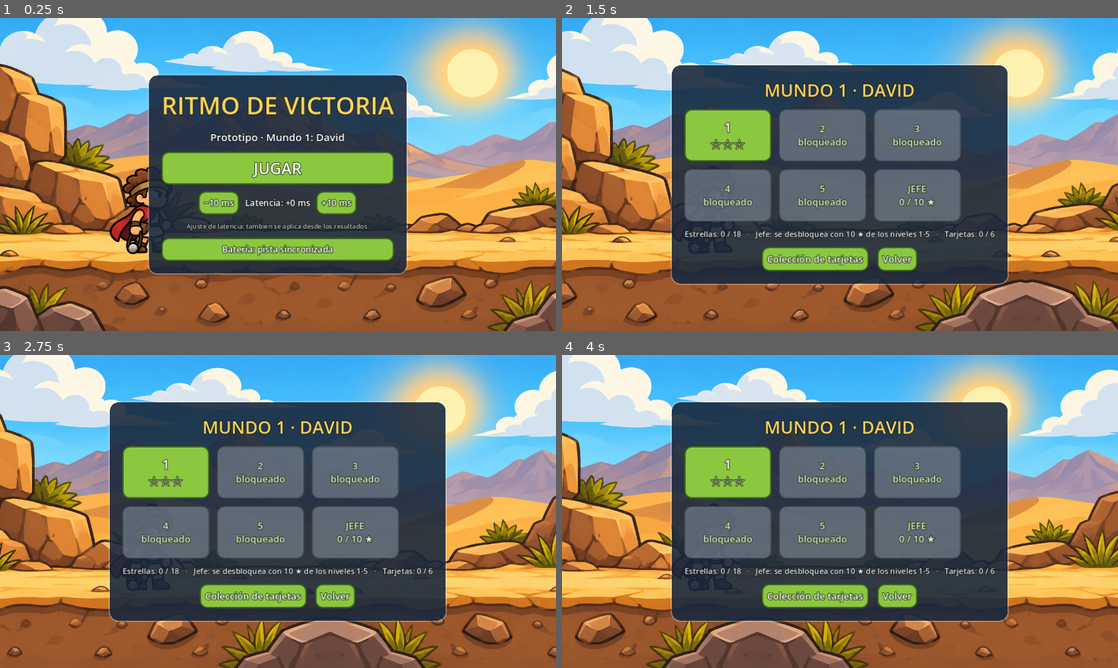
Above: before the commit, frames 1-4 (two rows, left to right).
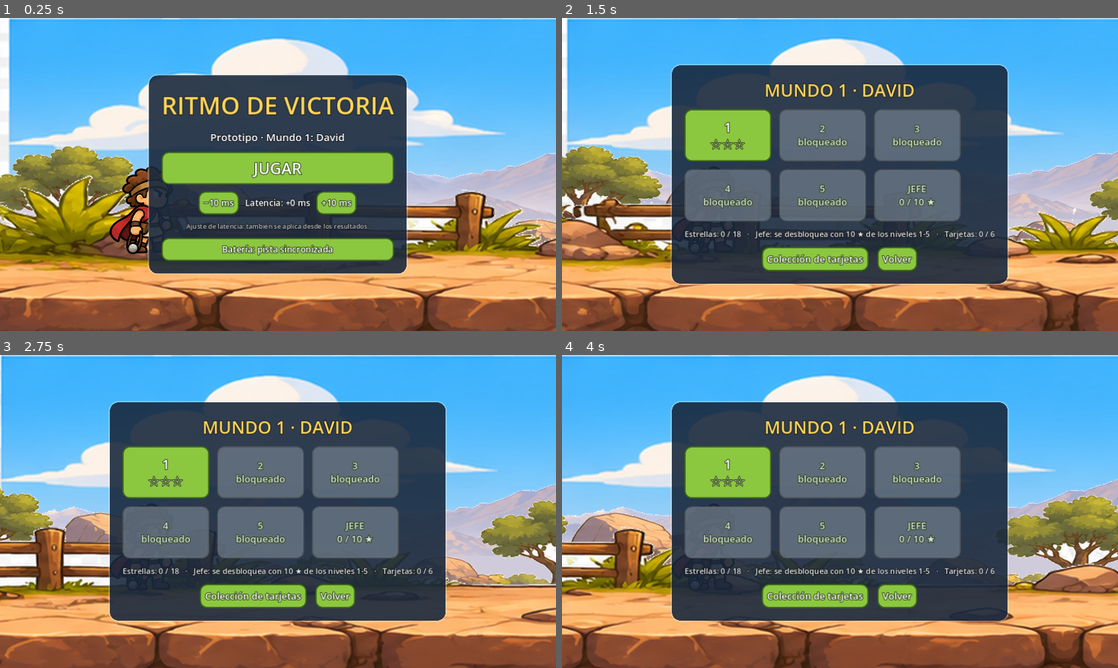
Above: after the commit, the same moments.

Repository: gusuavomagneto/ritmo_de_victoria
Game: Godot game, scene res://scenes/main.tscn
Same seed, same stepped clock (60 frames per second), same inputs: the game is played once before the commit and once after it. Sound files missing from this copy of the repository are replaced by a short silence.
Inputs (mouse positions are in pixels of both pictures, inside the frame that each line leads up to):
- Up to frame 1 (0.25 s): no input
- Up to frame 2 (1.5 s): click "JUGAR" at 0.5 s; tap Enter at 1.25 s; move the mouse to (962, 158) at 1.27 s; hold Right from 1.28 s (still down); tap F at 1.35 s; click (962, 158) at 1.42 s
- Up to frame 3 (2.75 s): move the mouse to (166, 527) at 2.02 s; release Right at 2.03 s; hold Left from 2.03 s (still down); tap Z at 2.1 s
- Up to frame 4 (4 s): move the mouse to (895, 442) at 2.77 s; release Left at 2.78 s; hold Right from 2.78 s (still down); tap J at 2.85 s; move the mouse to (812, 574) at 3.52 s; tap X at 3.6 s; click (812, 574) at 3.67 s

The runs differ from the first frame. In frame 1, 54% of the frame differs, in the area x 0-100%, y 0-100%; in frame 2, 44%; in frame 3, 43%; in frame 4, 43%.

Commit message:
Fondo del desierto en 4 capas con parallax (cielo, montañas, media, suelo)
- prep_layers.py: limpia, escala y corta las capas en tramos de hasta 4096 px
- capas.json por fondo; bruma entre montañas y suelo

Co-Authored-By: Claude Opus 5.5 <noreply@anthropic.com>
Claude-Session: https://claude.ai/code/session_019rwNaevQ7PVLcZ7utPtNry

Diff:
--- /dev/null
+++ b/assets/backgrounds/desierto/capas.json
@@ -0,0 +1,47 @@
+{
+ "layers": [
+  {
+   "name": "cielo",
+   "y": 0,
+   "speed": 0.03,
+   "width": 7378,
+   "tiles": [
+    "cielo_0.png",
+    "cielo_1.png"
+   ]
+  },
+  {
+   "name": "montanas",
+   "y": 178,
+   "speed": 0.1,
+   "width": 3662,
+   "tiles": [
+    "montanas_0.png"
+   ]
+  },
+  {
+   "name": "media",
+   "y": 236,
+   "speed": 0.35,
+   "width": 3664,
+   "tiles": [
+    "media_0.png"
+   ]
+  },
+  {
+   "name": "suelo",
+   "y": 265,
+   "speed": 1.0,
+   "width": 5395,
+   "tiles": [
+    "suelo_0.png",
+    "suelo_1.png"
+   ]
+  }
+ ],
+ "haze": [
+  0.816,
+  0.796,
+  0.86
+ ]
+}
--- a/scripts/main.gd
+++ b/scripts/main.gd
@@ -12,18 +12,18 @@
 const LEVELS := [
 	{"name": "No Voy a Temer", "audio": "res://assets/music/no_voy_a_temer.ogg", "midi": "res://assets/music/no_voy_a_temer.mid",
 	 "hit_sfx": false,   # la batería ya está en el audio: los golpes no suenan
-	 "bg": "valle_ela",
+	 "bg": "desierto",
 	 "claro": ["oso_blanco"], "oscuro": ["oso_marron"],
 	 "card": {"title": "El pastor elegido", "ref": "1 Samuel 16:11-13",
 		"text": "Dios no eligió al más alto ni al mayor, sino al menor de los hijos de Isaí, el que cuidaba las ovejas. Samuel lo ungió y el Espíritu de Dios vino sobre él."}},
 	{"name": "Valle de Elá (tema de prueba)", "audio": "res://assets/music/david_prueba.ogg", "midi": "res://assets/music/david_prueba.mid",
-	 "drums": "res://assets/music/david_prueba_bateria.ogg", "bg": "valle_ela",
+	 "drums": "res://assets/music/david_prueba_bateria.ogg", "bg": "desierto",
 	 "claro": ["leon_blanco"], "oscuro": ["leon_marron"],
 	 "card": {"title": "El desafío del gigante", "ref": "1 Samuel 17:4-16",
 		"text": "Durante cuarenta días Goliat de Gat salió a desafiar a Israel. Era un gigante con armadura de bronce, y todo el ejército temblaba ante él."}},
 	{"name": "El campeón (prueba de honda)", "audio": "res://assets/music/david_prueba.ogg",
 	 "midi": "res://assets/music/david_prueba_honda.mid", "drums": "res://assets/music/david_prueba_honda_bateria.ogg",
-	 "bg": "valle_ela",
+	 "bg": "desierto",
 	 "card": {"title": "Cinco piedras lisas", "ref": "1 Samuel 17:38-40",
 		"text": "David dejó la armadura del rey porque no estaba acostumbrado a ella. Tomó su cayado, eligió cinco piedras lisas del arroyo y fue con su honda."}},
 	{"name": "Nivel 4",
@@ -84,6 +84,8 @@
 var hero_frames := {}
 var bg_far: Texture2D
 var bg_ground: Texture2D
+var bg_layers: Array = []      # capas del parallax: {y, speed, width, texs}
+var bg_haze := Color(0.8, 0.8, 0.85)
 const ENEMY_PX := 0.42         # px de pantalla por px de sprite (≈150 px antes de CHAR_SCALE)
 var enemy_frames := {}
 # Ejército del nivel: lista de variantes por lado ("A" = claro, "B" = oscuro).
@@ -1134,7 +1136,21 @@
 func _load_background(lvl: Dictionary) -> void:
 	bg_far = null
 	bg_ground = null
+	bg_layers = []
 	if lvl.has("bg"):
+		# Fondo en capas (parallax): assets/backgrounds/<bg>/capas.json
+		var cfg_path := "res://assets/backgrounds/%s/capas.json" % lvl.bg
+		if FileAccess.file_exists(cfg_path):
+			var cfg = JSON.parse_string(FileAccess.get_file_as_string(cfg_path))
+			if cfg is Dictionary:
+				for ly in cfg.get("layers", []):
+					var texs: Array = []
+					for fn in ly.tiles:
+						texs.append(load("res://assets/backgrounds/%s/%s" % [lvl.bg, fn]))
+					bg_layers.append({"y": float(ly.y), "speed": float(ly.speed), "width": float(ly.width), "texs": texs})
+				var hz: Array = cfg.get("haze", [0.8, 0.8, 0.85])
+				bg_haze = Color(hz[0], hz[1], hz[2])
+				return
 		var base := "res://assets/backgrounds/%s" % lvl.bg
 		if ResourceLoader.exists(base + "_lejos.png"):
 			bg_far = load(base + "_lejos.png")
@@ -1150,7 +1166,28 @@
 		x += w
 
 
+func _draw_layer(ly: Dictionary, scroll: float, vs: Vector2) -> void:
+	var w: float = ly.width
+	var x := -fposmod(scroll * float(ly.speed), w)
+	while x < vs.x:
+		var xx := x
+		for t in ly.texs:
+			var tex: Texture2D = t
+			if xx + tex.get_width() > 0.0 and xx < vs.x:
+				draw_texture(tex, Vector2(xx, ly.y))
+			xx += tex.get_width()
+		x += w
+
+
 func _draw_background(vs: Vector2, scroll: float) -> void:
+	if not bg_layers.is_empty():
+		for i in bg_layers.size():
+			if i == 2:   # bruma entre las montañas y el suelo (base de la capa media)
+				draw_rect(Rect2(0, 462, vs.x, GROUND_Y - 462), bg_haze)
+			_draw_layer(bg_layers[i], scroll, vs)
+		if vs.y > 720.0:
+			draw_rect(Rect2(0, 720, vs.x, vs.y - 720), Color(0.5, 0.27, 0.16))
+		return
 	if bg_far:
 		# Parallax: paisaje lento + suelo rápido (tiras sin costura: imagen + espejo)
 		_tile_h(bg_far, 0.0, scroll * 0.12, vs)
Binary file added: assets/backgrounds/desierto/cielo_0.png
Not shown, added: assets/backgrounds/desierto/cielo_0.png.import
Binary file added: assets/backgrounds/desierto/cielo_1.png
Not shown, added: assets/backgrounds/desierto/cielo_1.png.import
Binary file added: assets/backgrounds/desierto/media_0.png
Not shown, added: assets/backgrounds/desierto/media_0.png.import
Binary file added: assets/backgrounds/desierto/montanas_0.png
Not shown, added: assets/backgrounds/desierto/montanas_0.png.import
Binary file added: assets/backgrounds/desierto/suelo_0.png
Not shown, added: assets/backgrounds/desierto/suelo_0.png.import
Binary file added: assets/backgrounds/desierto/suelo_1.png
Not shown, added: assets/backgrounds/desierto/suelo_1.png.import
(and 1 more such lines)
